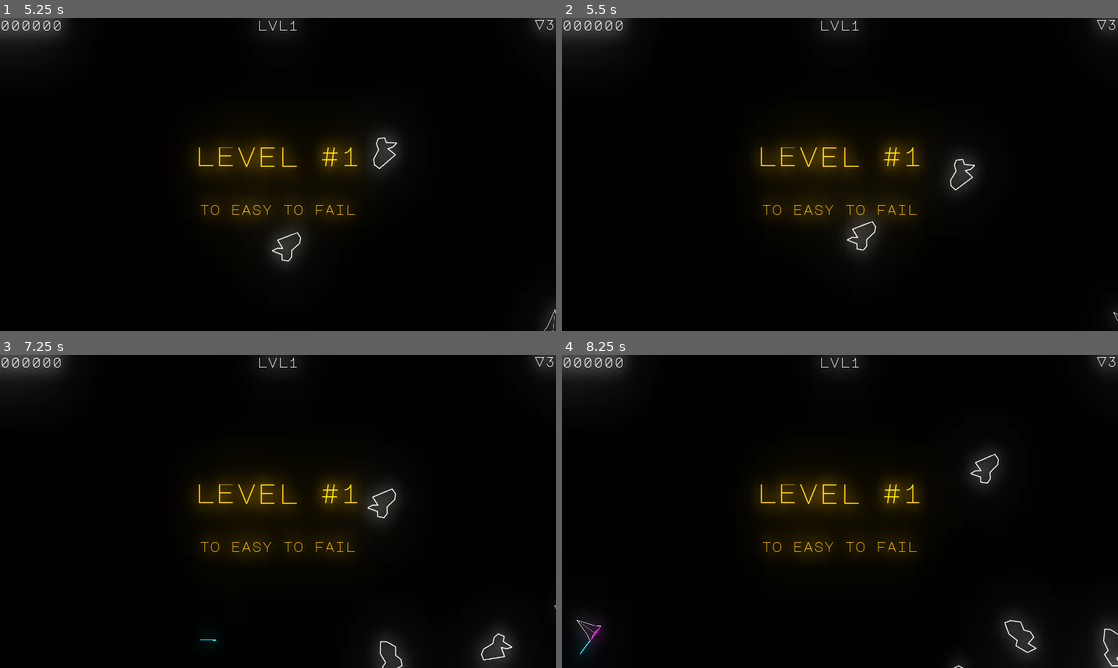
Above: before the commit, frames 1-4 (two rows, left to right).
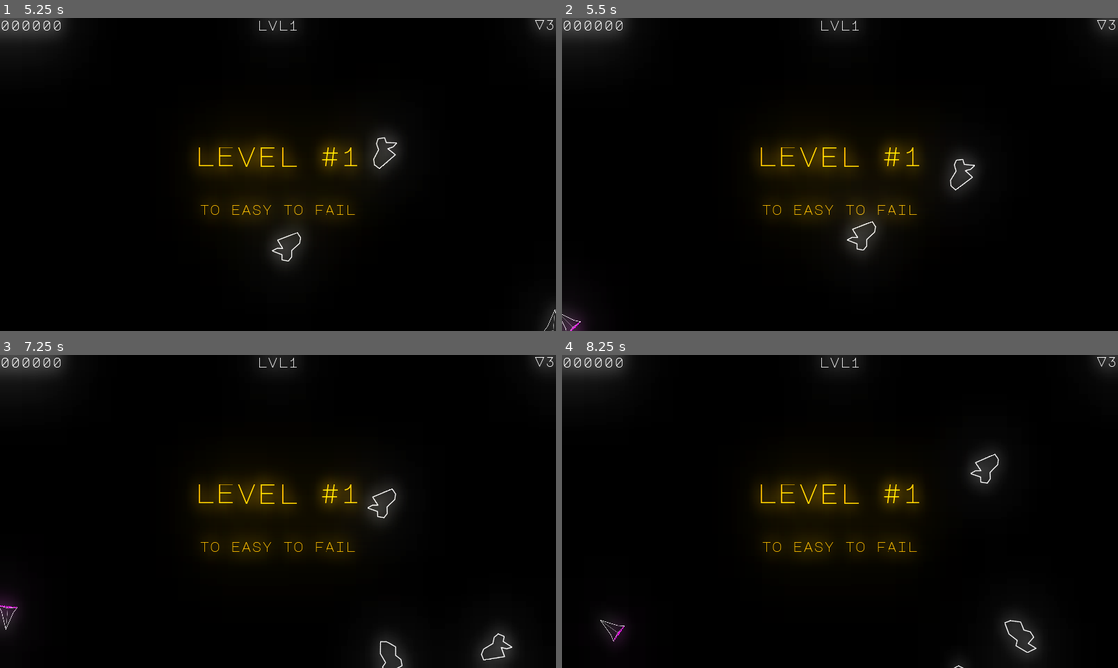
Above: after the commit, the same moments.

Repository: liske/Planetoids
Game: Godot game, scene res://scenes/Space.tscn
Same seed, same stepped clock (60 frames per second), same inputs: the game is played once before the commit and once after it.
Inputs:
- Up to frame 1 (5.25 s): tap Enter at 0.5 s; hold Right (rotate_right) 0.53-1.28 s; hold W (boost) 0.53-1.28 s; tap Space (shoot) at 1.25, 1.35, 2.85, 4.35 s; hold Left (rotate_left) 1.28-2.03 s; hold W (boost) 2.03-2.78 s; hold Right (rotate_right) 2.03-3.53 s; hold W (boost) 3.53-4.28 s; hold Left (rotate_left) from 3.53 s (still down); hold W (boost) from 5.03 s (still down)
- Up to frame 2 (5.5 s): keep holding Left (rotate_left); keep holding W (boost)
- Up to frame 3 (7.25 s): release Left (rotate_left) at 5.78 s; release W (boost) at 5.78 s; hold Right (rotate_right) from 5.78 s (still down); tap Space (shoot) at 5.85 s; hold W (boost) from 6.53 s (still down)
- Up to frame 4 (8.25 s): release W (boost) at 7.28 s; tap Space (shoot) at 7.35 s; release Right (rotate_right) at 8.03 s; hold Left (rotate_left) from 8.03 s (still down); hold W (boost) from 8.03 s (still down)

Frame 1 is identical in both runs. In frame 2, 0.3% of the frame differs, in the area x 0-100%, y 92-100%; in frame 3, 0.3%; in frame 4, 0.9%, in the area x 2-100%, y 84-100%.

Commit message:
Ship: revert wrapping implementation

Diff:
--- a/objects/ship/Ship.gd
+++ b/objects/ship/Ship.gd
@@ -10,6 +10,8 @@
 export (float) var rotation_speed = 3.5
 
 export (float) var slow_down = 0.005
+
+onready var viewport_size = get_viewport_rect().size
 
 signal laser_has_hit
 
@@ -44,6 +46,10 @@
 	rotation += rotation_direction * rotation_speed * delta
 	velocity = move_and_slide(velocity)
 
+	# wrap around
+	position.x = wrapf(position.x, 0, viewport_size.x)
+	position.y = wrapf(position.y, 0, viewport_size.y)
+
 	if Input.is_action_just_pressed("shoot"):
 		var bullet = Bullet.instance()
 		get_parent().add_child(bullet)
@@ -52,11 +58,3 @@
 
 		bullet.apply_central_impulse(Vector2.RIGHT.rotated(rotation) * 600)
 		bullet.connect("body_entered", self, "_on_Laser_body_entered", [bullet])
-
-func _on_VisibilityNotifier2D_screen_exited():
-	var viewport_size = get_viewport_rect().size
-	var half_height : int = $Sprite.texture.get_height()/4
-	var half_width : int = $Sprite.texture.get_width()/4
-
-	position.x = wrapf(position.x, -half_width, viewport_size.x + half_width)
-	position.y = wrapf(position.y, -half_height, viewport_size.y + half_height)
